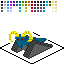
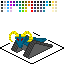
Two versions of the same layered image (64 × 64). Layer-by-layer changes:
painted on "colors" over [22, 1, 24, 12]
